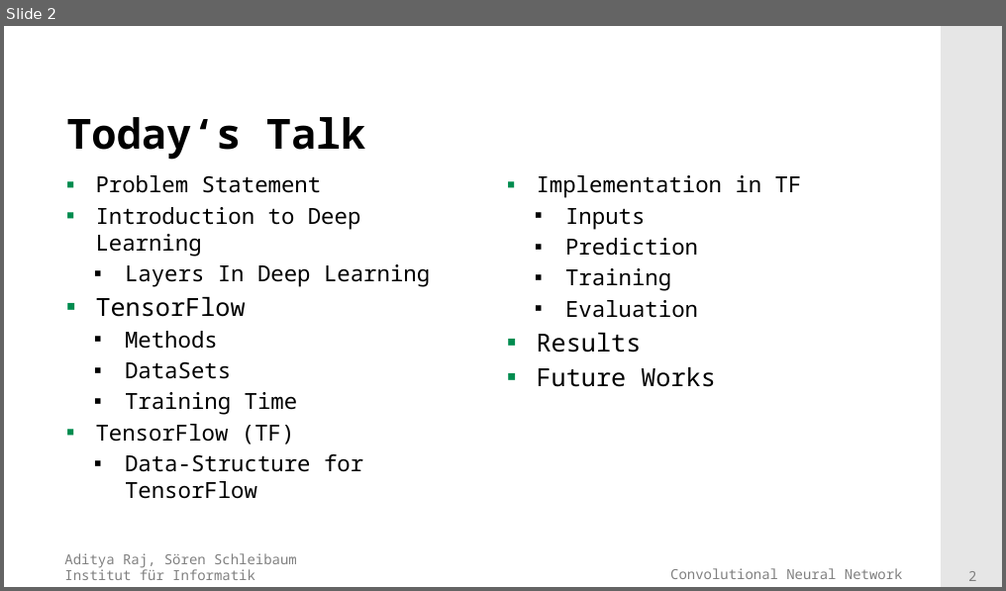
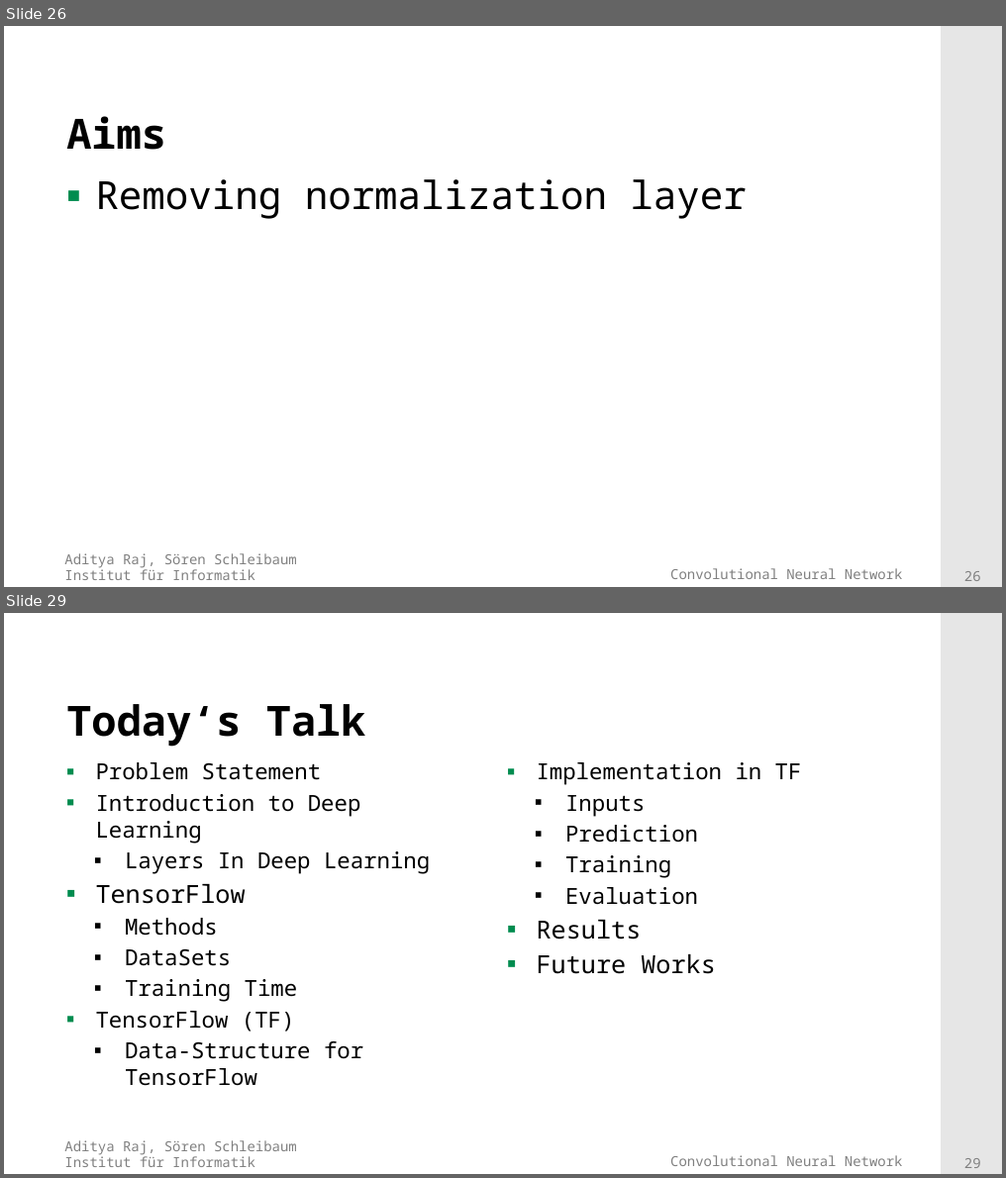
Before and after one commit to adityaraj52/ConvNet, a slide deck: PresentationsAndTalk/Presentation_final.pptx. Shown one above the other, each under a label of ours: slide 2 before the commit, slides 26 and 29 after it; the slides between them are not shown. The pictures are 1006x591 and 1006x1178 pixels, drawn with LibreOffice and Linux fonts; fonts in the diff are those of the drawing; background and template pictures are left out. Boxes give left, top, right and bottom in pixels: in the first picture for what was removed or moved away, otherwise in the second. Text is boxed around its words. In the diff, an @@ line names an element or a change of style, - is before the commit and + after.

```diff
--- a/PresentationsAndTalk/Presentation_final.pptx
+++ b/PresentationsAndTalk/Presentation_final.pptx
@@ slide 26 added at (4, 26, 1002, 587), background #FFFFFF; not listed: 4 template elements that a slide beside it also shows @@
@@ title added at (66, 116, 166, 150), 30 pt, text #000000, bold @@
+Aims
@@ text added at (96, 179, 746, 219), 28 pt, text #000000 @@
+▪ Removing normalization layer
@@ what was slide 2 is now slide 29 @@
@@ page number at (964, 1158, 981, 1168): text changed @@
-2
+29
```
Also in this commit, not shown: 10 slides changed, 22 other slides added, 1 other file.
